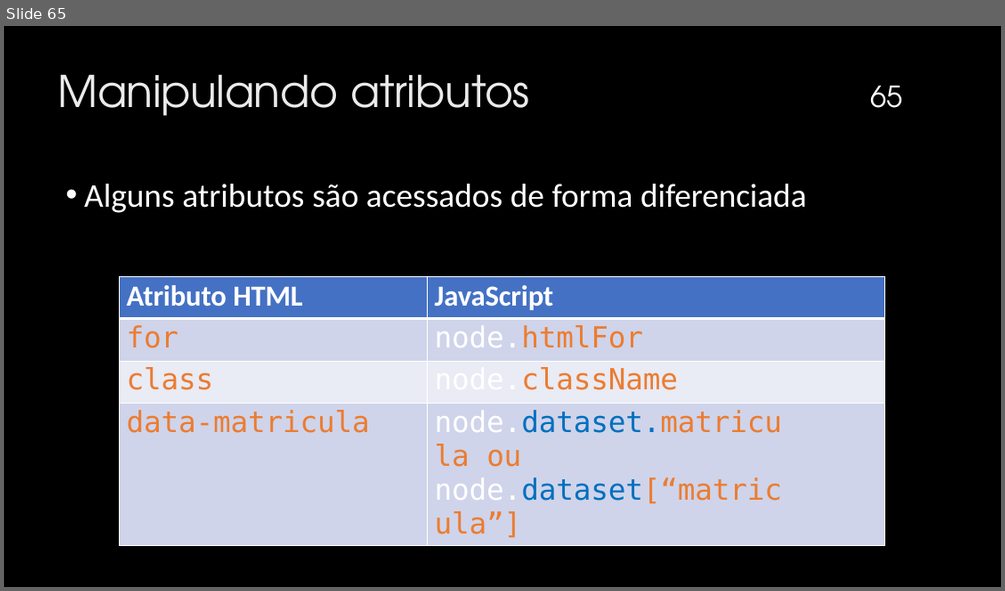
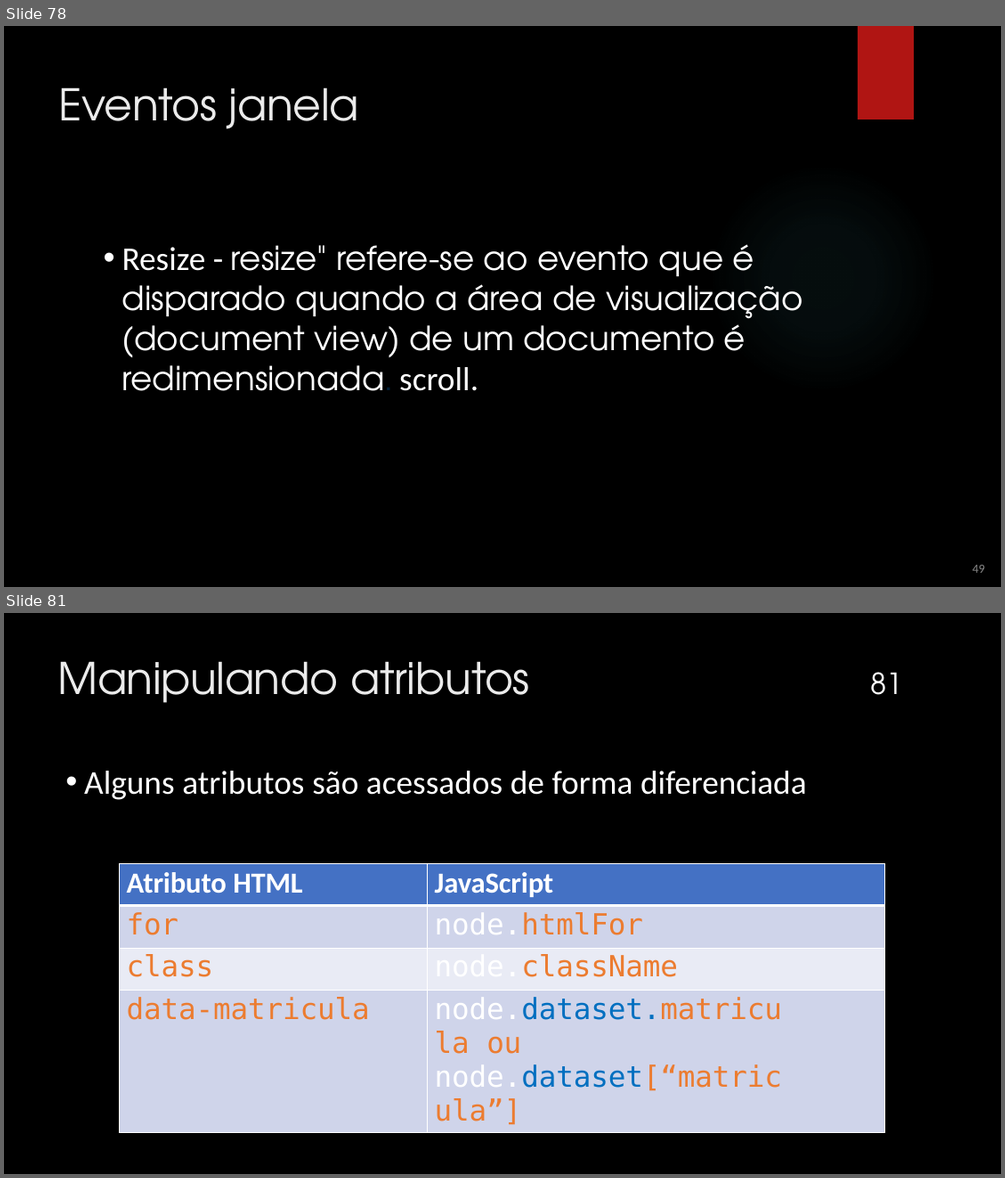
Before and after one commit to mizaelcarlos/Infonet---3-Ano-2025, a slide deck: Programação Client-Side/JavaScript.pptx. Shown one above the other, each under a label of ours: slide 65 before the commit, slides 78 and 81 after it; the slides between them are not shown. The pictures are 1005x591 and 1005x1178 pixels, drawn with LibreOffice and Linux fonts; fonts in the diff are those of the drawing; background and template pictures are left out. Boxes give left, top, right and bottom in pixels: in the first picture for what was removed or moved away, otherwise in the second. Text is boxed around its words. In the diff, an @@ line names an element or a change of style, - is before the commit and + after.

Commit message:
eventos mouse

```diff
--- a/Programação Client-Side/JavaScript.pptx
+++ b/Programação Client-Side/JavaScript.pptx
@@ slide 78 added at (4, 26, 1001, 587), background picture (left out) @@
@@ rectangle added at (858, 26, 914, 119), fill #B01513 @@
@@ title added at (58, 87, 359, 128), 42 pt, text #EBEBEB @@
+Eventos janela
@@ ellipse added at (708, 163, 938, 394), fill gradient #50B9C1 @@
@@ text added at (122, 244, 802, 391), 32 pt, text #FFFFFF @@
+  • Resize - resize" refere-se ao evento que é disparado quando a área de visualização (document view) de um documento é redimensionada. scroll.
@@ text added at (972, 564, 985, 572), 12 pt, text #888888 @@
+49
@@ what was slide 65 is now slide 81 @@
@@ page number at (870, 672, 902, 695): text changed @@
-65
+81
```
Also in this commit, not shown: 16 other slides added, 3 slides removed, 16 other files.
